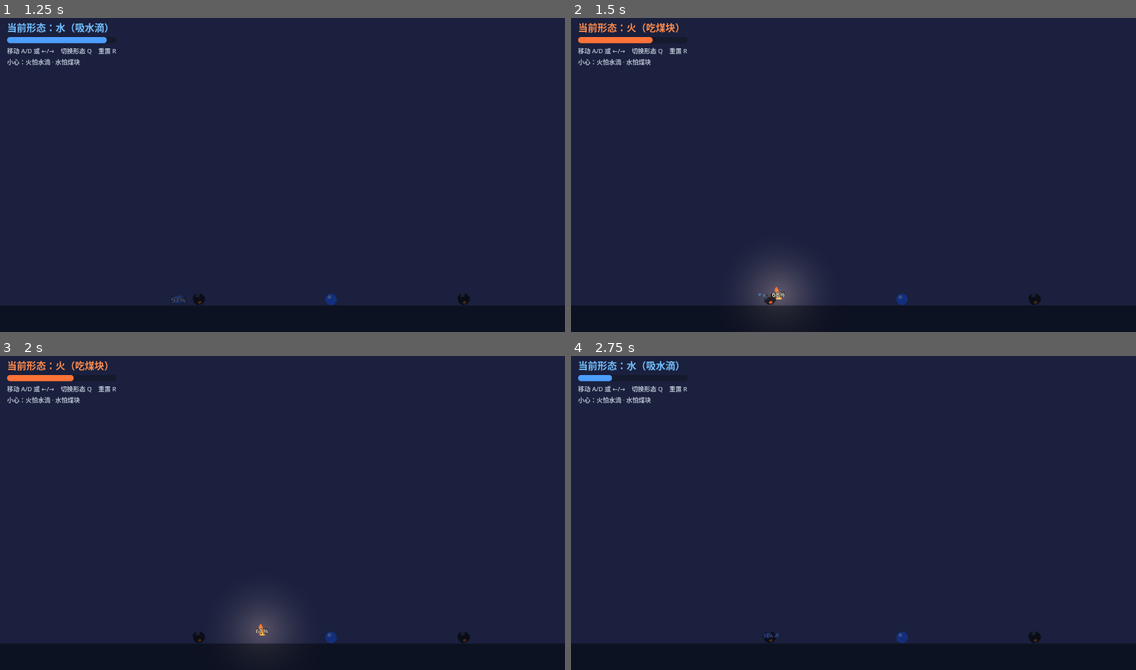
Above: before the commit, frames 1-4 (two rows, left to right).
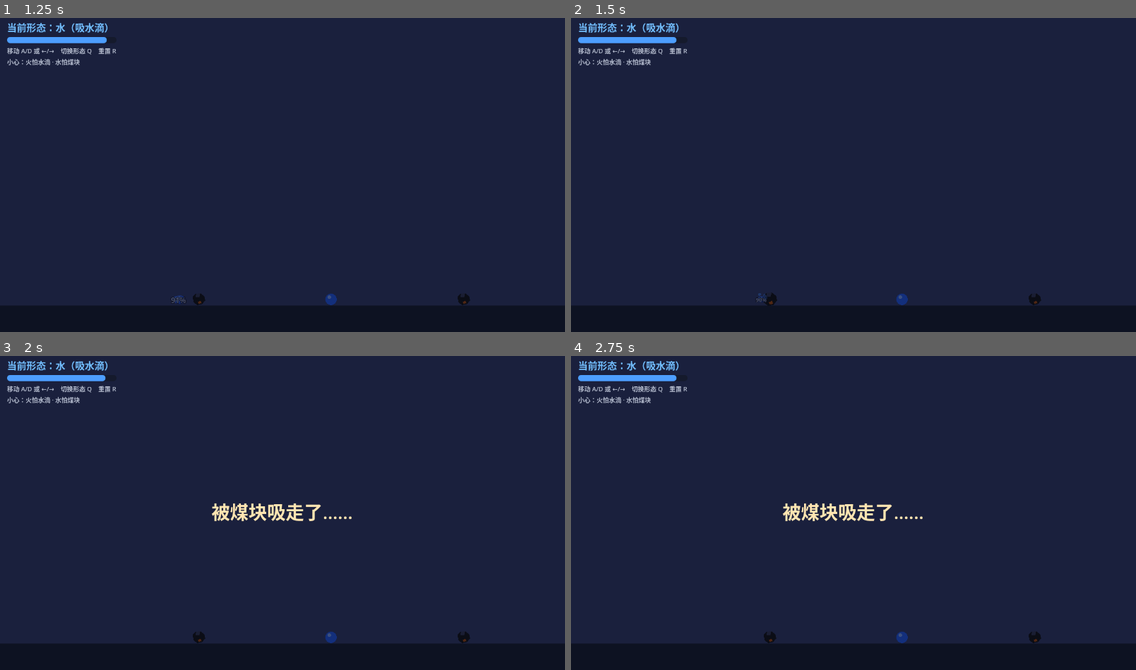
Above: after the commit, the same moments.

Repository: wov/elements
Game: Godot game, scene res://scenes/main.tscn
Same seed, same stepped clock (60 frames per second), same inputs: the game is played once before the commit and once after it.
Inputs:
- Up to frame 1 (1.25 s): hold D (move_right) from 0.53 s (still down); hold Q (switch_form) from 0.53 s (still down)
- Up to frame 2 (1.5 s): keep holding D (move_right); tap Enter at 1.25 s; release Q (switch_form) at 1.28 s; tap Q (switch_form) at 1.35 s
- Up to frame 3 (2 s): keep holding D (move_right)
- Up to frame 4 (2.75 s): release D (move_right) at 2.03 s; hold A (move_left) from 2.03 s (still down); hold Q (switch_form) from 2.03 s (still down)

Frame 1 is identical in both runs. In frame 2, 1.8% of the frame differs, in the area x 1-43%, y 1-93%; in frame 3, 2.3%, in the area x 1-63%, y 1-92%; in frame 4, 0.9%.

Commit message:
煤块吸水改为致命：水碰到煤块整颗被吸进去直接游戏结束，去掉逐步扣水量

Diff:
--- a/scripts/main.gd
+++ b/scripts/main.gd
@@ -25,6 +25,7 @@
 	player.form_changed.connect(_on_player_form_changed)
 	player.depleted.connect(_on_player_depleted)
 	player.extinguished.connect(_on_player_extinguished)
+	player.absorbed.connect(_on_player_absorbed)
 	exit_gate.reached.connect(_on_exit_reached)
 	_build_ui()
 
@@ -114,6 +115,14 @@
 	_restart()
 
 
+func _on_player_absorbed() -> void:
+	if _finished or _reloading:
+		return
+	_show_message("被煤块吸走了……")
+	await get_tree().create_timer(1.2).timeout
+	_restart()
+
+
 func _on_exit_reached(_body: Node2D) -> void:
 	if _finished or _reloading:
 		return
--- a/scripts/pickup.gd
+++ b/scripts/pickup.gd
@@ -3,7 +3,7 @@
 ## 场景补给与相克交互（全部用多边形 + 补间动画，无粒子）：
 ## 道具静止地放在地面上，不悬浮、不晃动。
 ## - 煤块 × 火：播放「吃煤」动画并补充元素量，煤块消失
-## - 煤块 × 水：水量被煤块吸走一部分（煤块不消失，有吸收间隔）
+## - 煤块 × 水：整颗水滴被吸进煤里（玩家死亡，游戏结束）
 ## - 水滴 × 水：靠近会被吸附飞来，融合后补充元素量
 ## - 水滴 × 火：火焰直接被熄灭（玩家死亡）
 
@@ -11,10 +11,6 @@
 
 @export var kind: Kind = Kind.COAL
 @export var restore_amount: float = 0.4
-## 煤块每次从水形态身上吸走的水量
-@export var absorb_amount: float = 0.2
-## 煤块两次吸水之间的间隔（秒）
-@export var absorb_cooldown: float = 1.0
 ## 水滴被水形态吸附的起始距离（像素）
 @export var attract_radius: float = 90.0
 
@@ -23,7 +19,6 @@
 
 var _visual: Node2D
 var _consumed := false
-var _absorb_timer := 0.0
 var _attract_speed := 0.0
 
 
@@ -33,7 +28,6 @@
 
 
 func _physics_process(delta: float) -> void:
-	_absorb_timer = maxf(_absorb_timer - delta, 0.0)
 	if _consumed:
 		return
 	match kind:
@@ -99,14 +93,13 @@
 	return get_parent()
 
 
-## 煤块：吸走正重叠的水形态玩家（带冷却）。
+## 煤块：碰到水形态玩家 → 整个被吸进去，游戏结束。
+## （物理帧轮询兜底：玩家以火形态贴着煤块切水时 body_entered 不会再触发）
 func _update_coal() -> void:
-	if _absorb_timer > 0.0:
-		return
 	for body in get_overlapping_bodies():
 		var player := body as Player
 		if player and player.form == Player.Form.WATER and not player.is_dead():
-			_drink(player)
+			_absorb(player)
 			break
 
 
@@ -139,6 +132,8 @@
 		Kind.COAL:
 			if player.form == Player.Form.FIRE:
 				_eat(player)
+			elif player.form == Player.Form.WATER:
+				_absorb(player)
 		Kind.WATER:
 			if player.form == Player.Form.FIRE:
 				player.extinguish()
@@ -177,15 +172,15 @@
 	tween.tween_callback(chunk.queue_free)
 
 
-## 煤吸水：几颗小水珠从玩家身上被拽进煤块，煤块鼓一下。
-func _drink(player: Player) -> void:
-	_absorb_timer = absorb_cooldown
-	player.lose_amount(absorb_amount)
+## 煤吸水：整颗水滴被拽进煤块（玩家死亡）。煤块鼓一下，喝饱了。
+func _absorb(player: Player) -> void:
+	_consumed = true
+	player.absorb_into(global_position)
 	for i in 3:
 		_spawn_orb(player, 0.05 * float(i))
 	var tween := create_tween()
-	tween.tween_property(_visual, "scale", Vector2(1.2, 1.2), 0.1)
-	tween.tween_property(_visual, "scale", Vector2.ONE, 0.15).set_trans(Tween.TRANS_BACK).set_ease(Tween.EASE_OUT)
+	tween.tween_property(_visual, "scale", Vector2(1.35, 1.35), 0.15)
+	tween.tween_property(_visual, "scale", Vector2.ONE, 0.2).set_trans(Tween.TRANS_BACK).set_ease(Tween.EASE_OUT)
 
 
 func _spawn_orb(player: Player, delay: float) -> void:
--- a/scripts/player.gd
+++ b/scripts/player.gd
@@ -2,7 +2,8 @@
 extends CharacterBody2D
 ## 元素主角：只能左右移动（没有跳跃）。
 ## 元素量（amount）只在移动时衰竭（停留不消耗，给玩家思考时间），归零即消散。
-## 火形态吃「煤块」补充元素量，水形态吸收「水滴」补充；火碰到水滴会被熄灭（见 ElementPickup）。
+## 火形态吃「煤块」补充元素量，水形态吸收「水滴」补充；
+## 火碰到水滴会被熄灭，水碰到煤块会被整个吸进去（见 ElementPickup）。
 ##
 ## 外观：AnimatedSprite2D 动画帧（占位帧由 CharacterFrames 程序生成，可整体替换）。
 ## - 火：微微浮空 + 缓慢起伏；移动时火苗向行进反方向拖曳（迎风变形）
@@ -14,6 +15,7 @@
 signal form_changed(form)
 signal depleted
 signal extinguished
+signal absorbed
 
 enum Form { FIRE, WATER }
 
@@ -73,11 +75,14 @@
 
 func _physics_process(delta: float) -> void:
 	_time += delta
+	if _dead:
+		# 死亡后的表现完全交给补间动画（缩小 / 被吸走 / 淡出）
+		return
 	if not is_on_floor():
 		velocity.y += gravity * delta
 
 	var direction := 0.0
-	if input_enabled and not _dead:
+	if input_enabled:
 		direction = Input.get_axis("move_left", "move_right")
 	var moving := direction != 0.0
 
@@ -89,9 +94,6 @@
 		velocity.x = move_toward(velocity.x, 0.0, speed)
 
 	move_and_slide()
-
-	if _dead:
-		return
 
 	# 衰竭：只有移动才消耗；归零即消散
 	var drain := idle_drain + (move_drain if moving else 0.0)
@@ -153,28 +155,12 @@
 		tween.chain().tween_property(_fx, "scale", Vector2.ONE, 0.18).set_trans(Tween.TRANS_BACK).set_ease(Tween.EASE_OUT)
 
 
-## 被煤块吸走水量：压扁一下并闪一下淡蓝。
-func lose_amount(value: float) -> void:
-	if _dead:
-		return
-	amount = maxf(amount - value, 0.0)
-	_update_size()
-	var tween := _new_fx_tween()
-	tween.set_parallel(true)
-	tween.tween_property(_fx, "scale:x", 0.82, 0.08)
-	tween.tween_property(_fx, "scale:y", 1.12, 0.08)
-	tween.chain().tween_property(_fx, "scale", Vector2.ONE, 0.16).set_trans(Tween.TRANS_BACK).set_ease(Tween.EASE_OUT)
-	_flash(Color(0.75, 0.85, 1.3))
-	if amount <= 0.0:
-		_die()
-
-
 ## 火形态碰到水滴：熄灭。冒几缕蒸汽后广播 extinguished。
 func extinguish() -> void:
 	if _dead:
 		return
 	_dead = true
-	velocity.x = 0.0
+	velocity = Vector2.ZERO
 	_sprite.stop()
 	_sprite.modulate = Color(0.75, 0.85, 1.05)
 	_spawn_steam()
@@ -183,6 +169,20 @@
 	var tween := create_tween()
 	tween.tween_property(visual, "scale", Vector2.ZERO, 0.5).set_trans(Tween.TRANS_QUAD).set_ease(Tween.EASE_IN)
 	tween.tween_callback(func() -> void: extinguished.emit())
+
+
+## 水形态碰到煤块：整颗水滴被拽进煤里（缩小的同时移向煤块），然后广播 absorbed。
+func absorb_into(into: Vector2) -> void:
+	if _dead:
+		return
+	_dead = true
+	velocity = Vector2.ZERO
+	_sprite.stop()
+	var tween := create_tween()
+	tween.set_parallel(true)
+	tween.tween_property(self, "global_position", into, 0.35).set_trans(Tween.TRANS_QUAD).set_ease(Tween.EASE_IN)
+	tween.tween_property(visual, "scale", Vector2.ZERO, 0.35).set_trans(Tween.TRANS_QUAD).set_ease(Tween.EASE_IN)
+	tween.chain().tween_callback(func() -> void: absorbed.emit())
 
 
 func _die() -> void:
Not shown, changed: README.md
